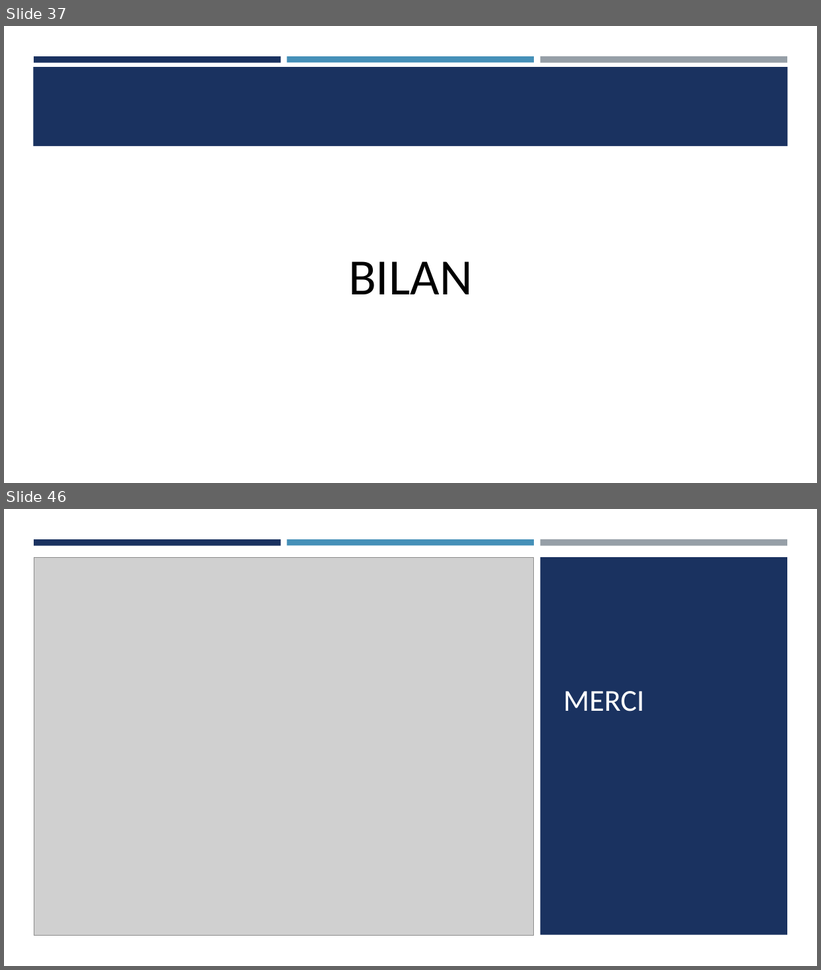
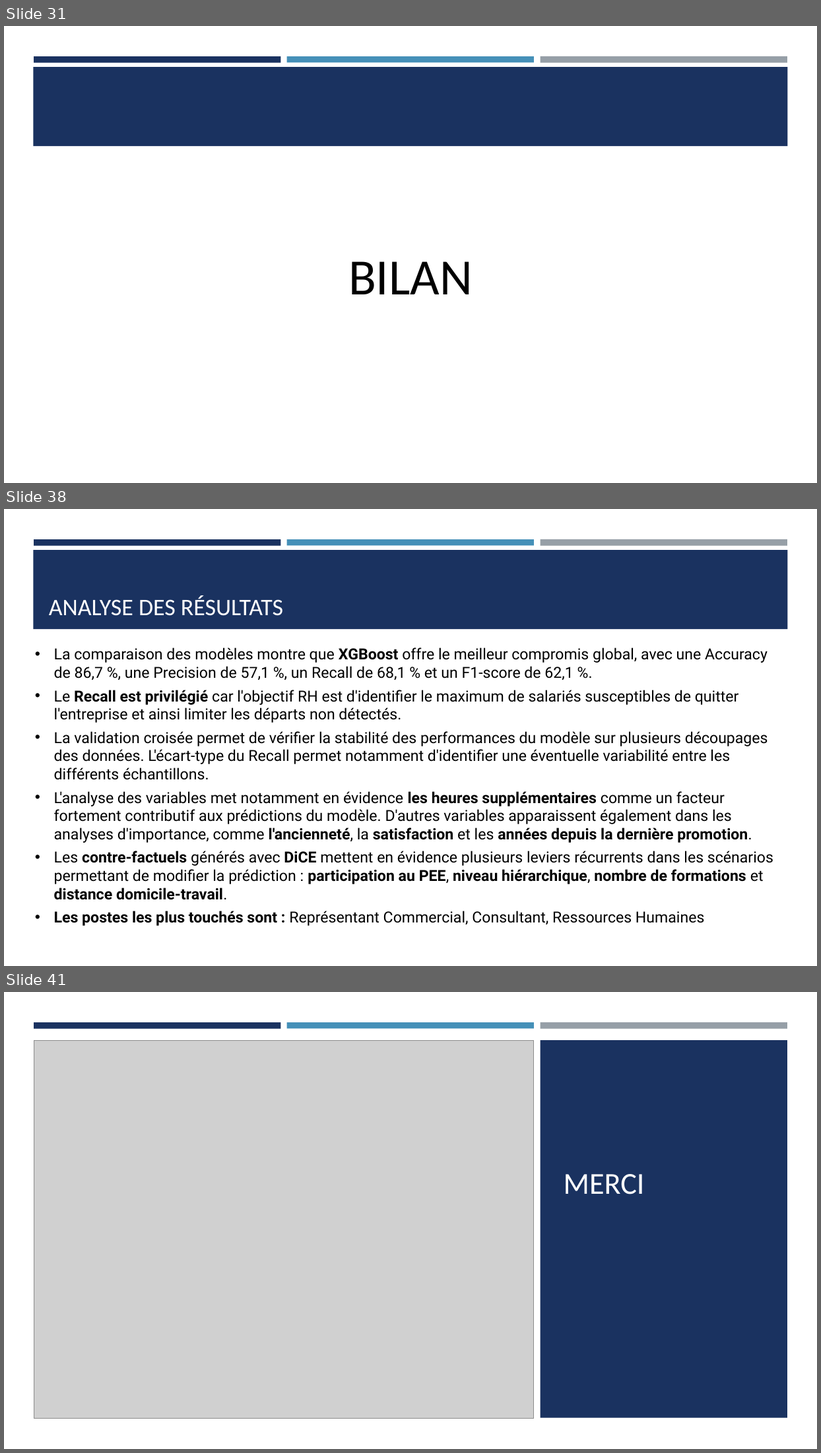
Before and after one commit to Ace4teaM/OCR-NovaTech, a slide deck: Presentation.pptx. Shown one above the other, each under a label of ours: slides 37 and 46 before the commit, slides 31, 38 and 41 after it; the slides between them are not shown. The pictures are 821x970 and 821x1453 pixels, drawn with LibreOffice and Linux fonts; fonts in the diff are those of the drawing; grey boxes stand for pictures. Boxes give left, top, right and bottom in pixels: in the first picture for what was removed or moved away, otherwise in the second. Text is boxed around its words. In the diff, an @@ line names an element or a change of style, - is before the commit and + after.

```diff
--- a/Presentation.pptx
+++ b/Presentation.pptx
@@ slide 38 added at (4, 509, 817, 966), background #FFFFFF; not listed: 4 template elements that a slide beside it also shows @@
@@ title added at (49, 595, 283, 616), 28 pt, text #FFFFFF @@
+ANALYSE DES RÉSULTATS
@@ text added at (54, 648, 774, 926), 18 pt, text #000000 @@
+• La comparaison des modèles montre que XGBoost offre le meilleur compromis global, avec une Accuracy de 86,7 %, une Precision de 57,1 %, un Recall de 68,1 % et un F1-score de 62,1 %.
+• Le Recall est privilégié car l'objectif RH est d'identifier le maximum de salariés susceptibles de quitter l'entreprise et ainsi limiter les départs non détectés.
+• La validation croisée permet de vérifier la stabilité des performances du modèle sur plusieurs découpages des données. L'écart-type du Recall permet notamment d'identifier une éventuelle variabilité entre les différents échantillons.
+• L'analyse des variables met notamment en évidence les heures supplémentaires comme un facteur fortement contributif aux prédictions du modèle. D'autres variables apparaissent également dans les analyses d'importance, comme l'ancienneté, la satisfaction et les années depuis la dernière promotion.
+• Les contre-factuels générés avec DiCE mettent en évidence plusieurs leviers récurrents dans les scénarios permettant de modifier la prédiction : participation au PEE, niveau hiérarchique, nombre de formations et distance domicile-travail.
+• Les postes les plus touchés sont : Représentant Commercial, Consultant, Ressources Humaines
@@ what was slide 37 is now slide 31 @@
@@ what was slide 46 is now slide 41 @@
```
Also in this commit, not shown: 14 slides changed, 10 other slides added, 16 slides removed, 15 other files.
